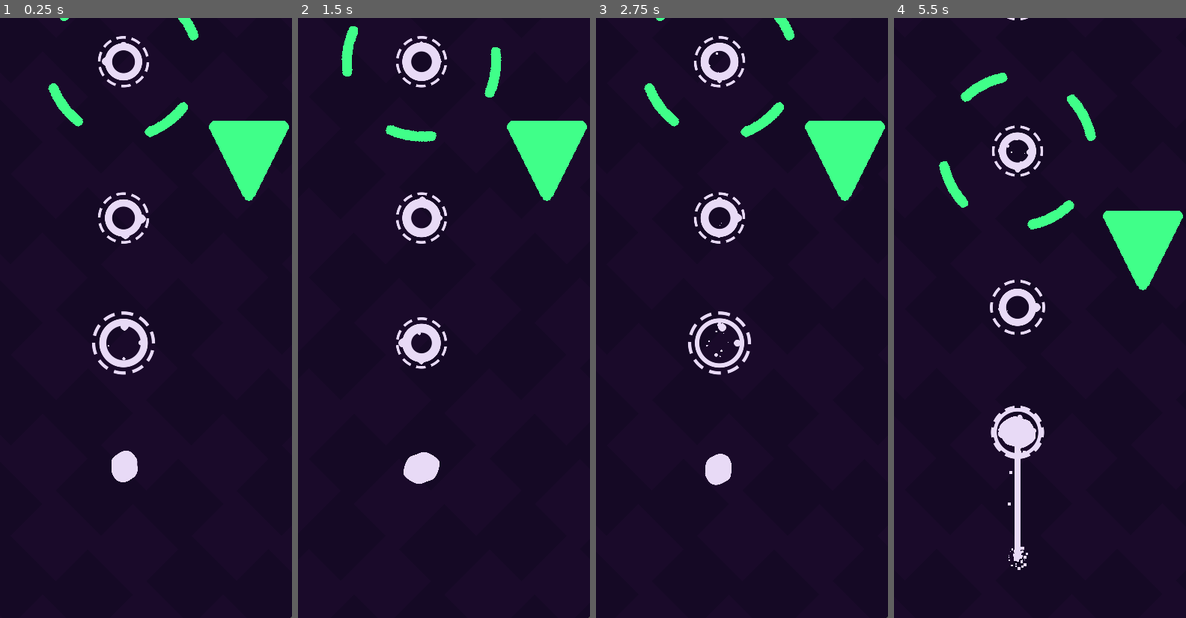
Above: before the commit, frames 1-4 (left to right).
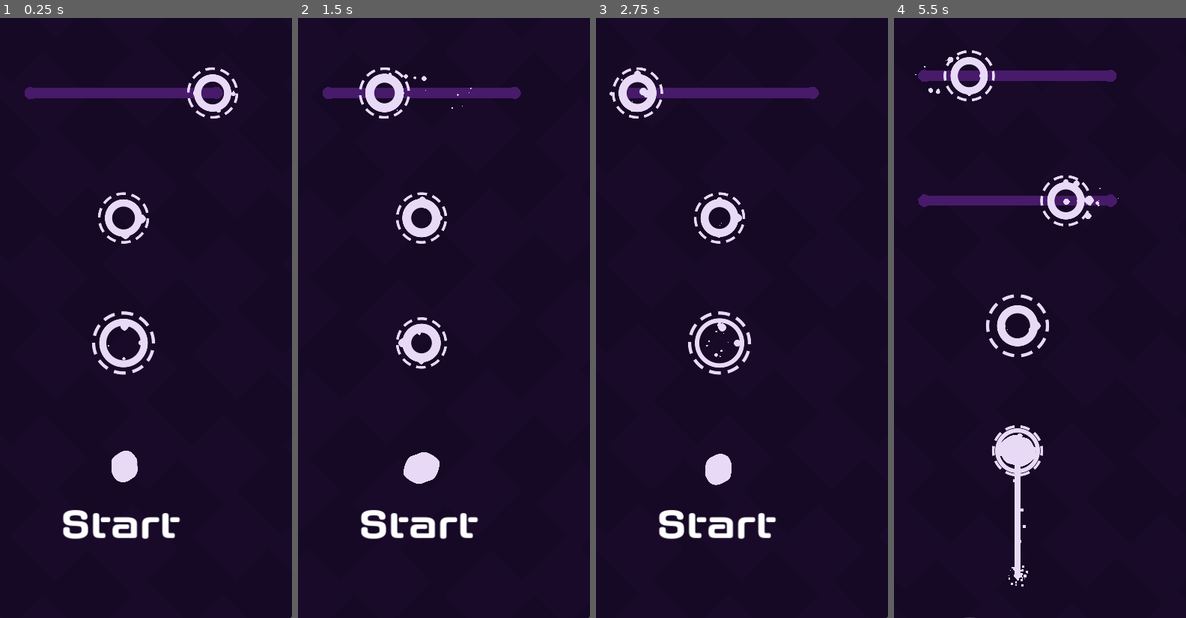
Above: after the commit, the same moments.

Repository: FrancoYudica/PathForger-GodotWildJam-04-2024
Game: Godot game, scene res://levels/level.tscn
Two runs of this game, one before a commit and one after it. Both use one fixed random seed, a clock stepped at 60 frames per second and the inputs below.
Inputs (mouse positions are in pixels of both pictures, inside the frame that each line leads up to):
- Up to frame 1 (0.25 s): no input
- Up to frame 2 (1.5 s): tap Enter (ui_accept) at 0.5, 0.77 s; move the mouse to (496, 288) at 0.52 s; press the mouse at (496, 288) at 0.53 s; hold D 0.53-1.28 s; move the mouse to (353, 348) at 1.27 s; release the mouse at (353, 348) at 1.28 s; hold S from 1.28 s (still down); tap F at 1.35 s
- Up to frame 3 (2.75 s): tap Enter (ui_accept) at 1.52 s; move the mouse to (753, 186) at 2.02 s; release S at 2.03 s; hold D from 2.03 s (still down); tap Space at 2.1 s
- Up to frame 4 (5.5 s): move the mouse to (1002, 438) at 2.77 s; release D at 2.78 s; hold W 2.78-3.53 s; click (1002, 438) at 2.85 s; tap Enter (ui_accept) at 3.02, 3.77, 4.52 s; move the mouse to (1118, 408) at 3.52 s; hold F 3.53-4.28 s; hold A 3.53-5.03 s; move the mouse to (917, 228) at 4.27 s; tap Space at 4.35 s; move the mouse to (1034, 318) at 5.02 s; press the mouse at (1034, 318) at 5.03 s; hold S from 5.03 s (still down)

The runs differ from the first frame. In frame 1, 6.1% of the frame differs, in the area x 8-99%, y 0-87%; in frame 2, 6.3%; in frame 3, 6.1%; in frame 4, 9.1%, in the area x 7-99%, y 0-100%.

Commit message:
Obstacle material and Hook intersects when entered in path

Diff:
--- a/entities/obstacles/bar/bar_200px.tscn
+++ b/entities/obstacles/bar/bar_200px.tscn
@@ -1,5 +1,6 @@
-[gd_scene load_steps=4 format=3 uid="uid://c3g0wbvta25ea"]
+[gd_scene load_steps=5 format=3 uid="uid://c3g0wbvta25ea"]
 
+[ext_resource type="Material" uid="uid://cth5f6i2cspfr" path="res://resources/obstacle_material.tres" id="1_fxjvm"]
 [ext_resource type="Texture2D" uid="uid://cqdtffd52bufw" path="res://art/textures/obstacles/bar_200px.png" id="1_itv2j"]
 [ext_resource type="Script" path="res://entities/obstacles/Obstacle.gd" id="2_47g7v"]
 
@@ -8,7 +9,7 @@
 height = 198.0
 
 [node name="ObstacleBar200px" type="Sprite2D"]
-modulate = Color(0.25098, 1, 0.537255, 1)
+material = ExtResource("1_fxjvm")
 texture = ExtResource("1_itv2j")
 script = ExtResource("2_47g7v")
 
--- a/entities/obstacles/bar/bar_300px.tscn
+++ b/entities/obstacles/bar/bar_300px.tscn
@@ -1,6 +1,7 @@
-[gd_scene load_steps=4 format=3 uid="uid://cscxt5rlfm0gb"]
+[gd_scene load_steps=5 format=3 uid="uid://cscxt5rlfm0gb"]
 
 [ext_resource type="Texture2D" uid="uid://bl5bcc3vy511x" path="res://art/textures/obstacles/bar_300px.png" id="1_pgj7j"]
+[ext_resource type="Material" uid="uid://cth5f6i2cspfr" path="res://resources/obstacle_material.tres" id="1_s3bbj"]
 [ext_resource type="Script" path="res://entities/obstacles/Obstacle.gd" id="2_lxp5s"]
 
 [sub_resource type="CapsuleShape2D" id="CapsuleShape2D_upo25"]
@@ -8,8 +9,8 @@
 height = 298.0
 
 [node name="ObstacleBar300px" type="Sprite2D"]
-modulate = Color(0.25098, 1, 0.537255, 1)
 texture_filter = 1
+material = ExtResource("1_s3bbj")
 texture = ExtResource("1_pgj7j")
 script = ExtResource("2_lxp5s")
 metadata/_aseprite_wizard_interface_config_ = {
--- a/entities/obstacles/bar/bar_400px.tscn
+++ b/entities/obstacles/bar/bar_400px.tscn
@@ -1,6 +1,7 @@
-[gd_scene load_steps=4 format=3 uid="uid://cvxq67huacrw7"]
+[gd_scene load_steps=5 format=3 uid="uid://cvxq67huacrw7"]
 
 [ext_resource type="Texture2D" uid="uid://dqs3spp3vj046" path="res://art/textures/obstacles/bar_400px.png" id="1_jeve2"]
+[ext_resource type="Material" uid="uid://cth5f6i2cspfr" path="res://resources/obstacle_material.tres" id="1_nn2xc"]
 [ext_resource type="Script" path="res://entities/obstacles/Obstacle.gd" id="2_wphfy"]
 
 [sub_resource type="CapsuleShape2D" id="CapsuleShape2D_upo25"]
@@ -8,8 +9,8 @@
 height = 400.0
 
 [node name="ObstacleBar400px" type="Sprite2D"]
-modulate = Color(0.25098, 1, 0.537255, 1)
 texture_filter = 1
+material = ExtResource("1_nn2xc")
 texture = ExtResource("1_jeve2")
 script = ExtResource("2_wphfy")
 metadata/_aseprite_wizard_interface_config_ = {
--- a/entities/obstacles/circumference.tscn
+++ b/entities/obstacles/circumference.tscn
@@ -1,11 +1,12 @@
-[gd_scene load_steps=3 format=3 uid="uid://r1t3ds37ibdu"]
+[gd_scene load_steps=4 format=3 uid="uid://r1t3ds37ibdu"]
 
 [ext_resource type="Texture2D" uid="uid://bm16cm0kkjyjm" path="res://art/textures/obstacles/open_ring_thin_256x256.png" id="1_18qy7"]
+[ext_resource type="Material" uid="uid://cth5f6i2cspfr" path="res://resources/obstacle_material.tres" id="1_typhh"]
 [ext_resource type="Script" path="res://entities/obstacles/Obstacle.gd" id="2_l2apu"]
 
 [node name="Circumference" type="Sprite2D"]
-modulate = Color(0.25098, 1, 0.537255, 1)
 texture_filter = 1
+material = ExtResource("1_typhh")
 texture = ExtResource("1_18qy7")
 script = ExtResource("2_l2apu")
 metadata/_aseprite_wizard_interface_config_ = {
--- a/entities/obstacles/ring/half_circumference.tscn
+++ b/entities/obstacles/ring/half_circumference.tscn
@@ -1,11 +1,12 @@
-[gd_scene load_steps=3 format=3 uid="uid://dpe80galfrwew"]
+[gd_scene load_steps=4 format=3 uid="uid://dpe80galfrwew"]
 
+[ext_resource type="Material" uid="uid://cth5f6i2cspfr" path="res://resources/obstacle_material.tres" id="1_hliyh"]
 [ext_resource type="Texture2D" uid="uid://c12bgd0frdi0v" path="res://art/textures/obstacles/half_circle_256px.png" id="1_xcoui"]
 [ext_resource type="Script" path="res://entities/obstacles/Obstacle.gd" id="2_77lwb"]
 
 [node name="HalfCircumference" type="Sprite2D"]
-modulate = Color(0.25098, 1, 0.537255, 1)
 texture_filter = 1
+material = ExtResource("1_hliyh")
 texture = ExtResource("1_xcoui")
 script = ExtResource("2_77lwb")
 metadata/_aseprite_wizard_interface_config_ = {
--- a/entities/obstacles/ring/ring_4_holes.tscn
+++ b/entities/obstacles/ring/ring_4_holes.tscn
@@ -1,11 +1,12 @@
-[gd_scene load_steps=3 format=3 uid="uid://ddqs3w57vp3tw"]
+[gd_scene load_steps=4 format=3 uid="uid://ddqs3w57vp3tw"]
 
 [ext_resource type="Texture2D" uid="uid://ddb3igmtslnti" path="res://art/textures/obstacles/open_ring_4_gaps_256x256.png" id="1_60ta0"]
+[ext_resource type="Material" uid="uid://cth5f6i2cspfr" path="res://resources/obstacle_material.tres" id="1_jnri8"]
 [ext_resource type="Script" path="res://entities/obstacles/Obstacle.gd" id="2_ardum"]
 
 [node name="Ring4Holes" type="Sprite2D"]
-modulate = Color(0.25098, 1, 0.537255, 1)
 texture_filter = 1
+material = ExtResource("1_jnri8")
 texture = ExtResource("1_60ta0")
 script = ExtResource("2_ardum")
 metadata/_aseprite_wizard_interface_config_ = {
--- a/entities/obstacles/square/square_32px.tscn
+++ b/entities/obstacles/square/square_32px.tscn
@@ -1,11 +1,12 @@
-[gd_scene load_steps=3 format=3 uid="uid://d1hxvggpamueq"]
+[gd_scene load_steps=4 format=3 uid="uid://d1hxvggpamueq"]
 
+[ext_resource type="Material" uid="uid://cth5f6i2cspfr" path="res://resources/obstacle_material.tres" id="1_8pq05"]
 [ext_resource type="Texture2D" uid="uid://bylsrs6schc7j" path="res://art/textures/obstacles/square_32px.png" id="1_fxax2"]
 [ext_resource type="Script" path="res://entities/obstacles/Obstacle.gd" id="2_cnumj"]
 
 [node name="ObstacleSquare32px" type="Sprite2D"]
-modulate = Color(0.25098, 1, 0.537255, 1)
 texture_filter = 1
+material = ExtResource("1_8pq05")
 texture = ExtResource("1_fxax2")
 script = ExtResource("2_cnumj")
 metadata/_aseprite_wizard_interface_config_ = {
--- a/entities/obstacles/square/square_64px.tscn
+++ b/entities/obstacles/square/square_64px.tscn
@@ -1,11 +1,12 @@
-[gd_scene load_steps=3 format=3 uid="uid://cns5milwove2n"]
+[gd_scene load_steps=4 format=3 uid="uid://cns5milwove2n"]
 
 [ext_resource type="Texture2D" uid="uid://drfigkgmx6els" path="res://art/textures/obstacles/square_64px.png" id="1_5quw3"]
+[ext_resource type="Material" uid="uid://cth5f6i2cspfr" path="res://resources/obstacle_material.tres" id="1_wrw18"]
 [ext_resource type="Script" path="res://entities/obstacles/Obstacle.gd" id="2_62ab0"]
 
 [node name="ObstacleSquare64px" type="Sprite2D"]
-modulate = Color(0.25098, 1, 0.537255, 1)
 texture_filter = 1
+material = ExtResource("1_wrw18")
 texture = ExtResource("1_5quw3")
 script = ExtResource("2_62ab0")
 metadata/_aseprite_wizard_interface_config_ = {
--- a/entities/obstacles/triangle/triangle_128px.tscn
+++ b/entities/obstacles/triangle/triangle_128px.tscn
@@ -1,11 +1,12 @@
-[gd_scene load_steps=3 format=3 uid="uid://b4plnq3jpoudj"]
+[gd_scene load_steps=4 format=3 uid="uid://b4plnq3jpoudj"]
 
+[ext_resource type="Material" uid="uid://cth5f6i2cspfr" path="res://resources/obstacle_material.tres" id="1_ld1ae"]
 [ext_resource type="Texture2D" uid="uid://3amfc4ilvmdr" path="res://art/textures/obstacles/triangle_128x128.png" id="1_r5m62"]
 [ext_resource type="Script" path="res://entities/obstacles/Obstacle.gd" id="2_1jed6"]
 
 [node name="ObstacleTriangle128px" type="Sprite2D"]
-modulate = Color(0.25098, 1, 0.537255, 1)
 texture_filter = 1
+material = ExtResource("1_ld1ae")
 position = Vector2(-23, -26)
 texture = ExtResource("1_r5m62")
 script = ExtResource("2_1jed6")
--- a/entities/player/player.tscn
+++ b/entities/player/player.tscn
@@ -33,7 +33,7 @@
 point_count = 2
 
 [sub_resource type="Curve" id="Curve_l5teo"]
-_data = [Vector2(0, 0), 0.0, 0.0, 0, 0, Vector2(0.367983, 1), 0.0, 0.0, 0, 0, Vector2(1, 0), 0.0, 0.0, 0, 0]
+_data = [Vector2(0, 0), 0.0, 0.0, 0, 0, Vector2(0.333333, 1), 0.0, 0.0, 0, 0, Vector2(1, 0), 0.0, 0.0, 0, 0]
 point_count = 3
 
 [sub_resource type="Curve" id="Curve_i357n"]
--- a/entities/player/states/try_connection.gd
+++ b/entities/player/states/try_connection.gd
@@ -29,9 +29,10 @@
 
 	var hookable = player.raycast.intersecting_hookable
 
-	if hookable != null and (player.hook.head.global_position - hookable.get_intersection_point()).length() < hook_pixel_grab_edge:
+	#if hookable != null and (player.hook.head.global_position - hookable.get_intersection_point()).length() < hook_pixel_grab_edge:
+	#	_on_hookable_hooked(hookable)
+	if hookable != null and (player.hook.head.global_position - hookable.get_intersection_point()).length() < _hook_length:
 		_on_hookable_hooked(hookable)
-
 
 func _on_hookable_hooked(hookable: Hookable):
 
--- a/levels/level.tscn
+++ b/levels/level.tscn
@@ -1,8 +1,8 @@
-[gd_scene load_steps=16 format=3 uid="uid://bajy40qhic0ds"]
+[gd_scene load_steps=17 format=3 uid="uid://bajy40qhic0ds"]
 
 [ext_resource type="Script" path="res://levels/level.gd" id="1_gbe2q"]
-[ext_resource type="Shader" path="res://levels/moving_checkboard.gdshader" id="2_rql3e"]
-[ext_resource type="Texture2D" uid="uid://diu37vtctlenx" path="res://levels/checkboard_background.png" id="3_a5du7"]
+[ext_resource type="Shader" path="res://resources/moving_checkboard.gdshader" id="2_rql3e"]
+[ext_resource type="Texture2D" uid="uid://diu37vtctlenx" path="res://art/textures/checkboard_background.png" id="3_a5du7"]
 [ext_resource type="Script" path="res://levels/CheckboardBackground.gd" id="4_kejbq"]
 [ext_resource type="Script" path="res://addons/phantom_camera/scripts/phantom_camera_host/phantom_camera_host.gd" id="5_f5i52"]
 [ext_resource type="Script" path="res://addons/phantom_camera/scripts/phantom_camera/phantom_camera_2D.gd" id="6_c8hyj"]
@@ -10,7 +10,8 @@
 [ext_resource type="PackedScene" uid="uid://ju0p3v6aejso" path="res://entities/path_node/path_node.tscn" id="9_fy437"]
 [ext_resource type="Script" path="res://levels/GeneratorPicker.gd" id="11_2xxqe"]
 [ext_resource type="Script" path="res://levels/LevelBuilder.gd" id="11_gospp"]
-[ext_resource type="PackedScene" uid="uid://cm5n87lswoumq" path="res://levels/level_segments/scenes/medium/level_segment_medium_5.tscn" id="12_ddcv1"]
+[ext_resource type="PackedScene" uid="uid://c82wtr3ee8lf6" path="res://levels/level_segments/scenes/medium/level_segment_medium_4.tscn" id="12_4twjo"]
+[ext_resource type="FontFile" uid="uid://babyeme2jhpvd" path="res://art/fonts/axaxax bd.otf" id="13_ftpfa"]
 [ext_resource type="Script" path="res://levels/RandomSegmentGenerator.gd" id="14_m3m3h"]
 
 [sub_resource type="ShaderMaterial" id="ShaderMaterial_ehsn3"]
@@ -110,4 +111,15 @@
 
 [node name="RandomSegmentGenerator" type="Node2D" parent="LevelBuilder/GeneratorPicker"]
 script = ExtResource("14_m3m3h")
-packed_level_segments = Array[PackedScene]([ExtResource("12_ddcv1")])
+packed_level_segments = Array[PackedScene]([ExtResource("12_4twjo")])
+
+[node name="Label" type="Label" parent="."]
+offset_left = 170.0
+offset_top = 48.0
+offset_right = 356.0
+offset_bottom = 125.0
+theme_override_fonts/font = ExtResource("13_ftpfa")
+theme_override_font_sizes/font_size = 64
+text = "Start"
+horizontal_alignment = 1
+vertical_alignment = 1
--- /dev/null
+++ b/resources/obstacle.gdshader
@@ -0,0 +1,10 @@
+shader_type canvas_item;
+uniform vec3 color: source_color = vec3(1.0f);
+
+void vertex() {
+	// Called for every vertex the material is visible on.
+}
+
+void fragment() {
+	COLOR = texture(TEXTURE, UV) * vec4(color.r, color.g, color.b, 1.0);
+}
--- /dev/null
+++ b/resources/obstacle_material.tres
@@ -0,0 +1,7 @@
+[gd_resource type="ShaderMaterial" load_steps=2 format=3 uid="uid://cth5f6i2cspfr"]
+
+[ext_resource type="Shader" path="res://resources/obstacle.gdshader" id="1_xj0el"]
+
+[resource]
+shader = ExtResource("1_xj0el")
+shader_parameter/color = Color(0.25098, 1, 0.537255, 1)
Binary file added: art/fonts/axaxax bd.otf
Not shown, added: art/fonts/axaxax bd.otf.import
Renamed: levels/checkboard_background.png -> art/textures/checkboard_background.png
Not shown, changed: art/textures/checkboard_background.png.import
Renamed: levels/moving_checkboard.gdshader -> resources/moving_checkboard.gdshader
Not shown, added: art/fonts/Typodermic Desktop EULA 2023.pdf
